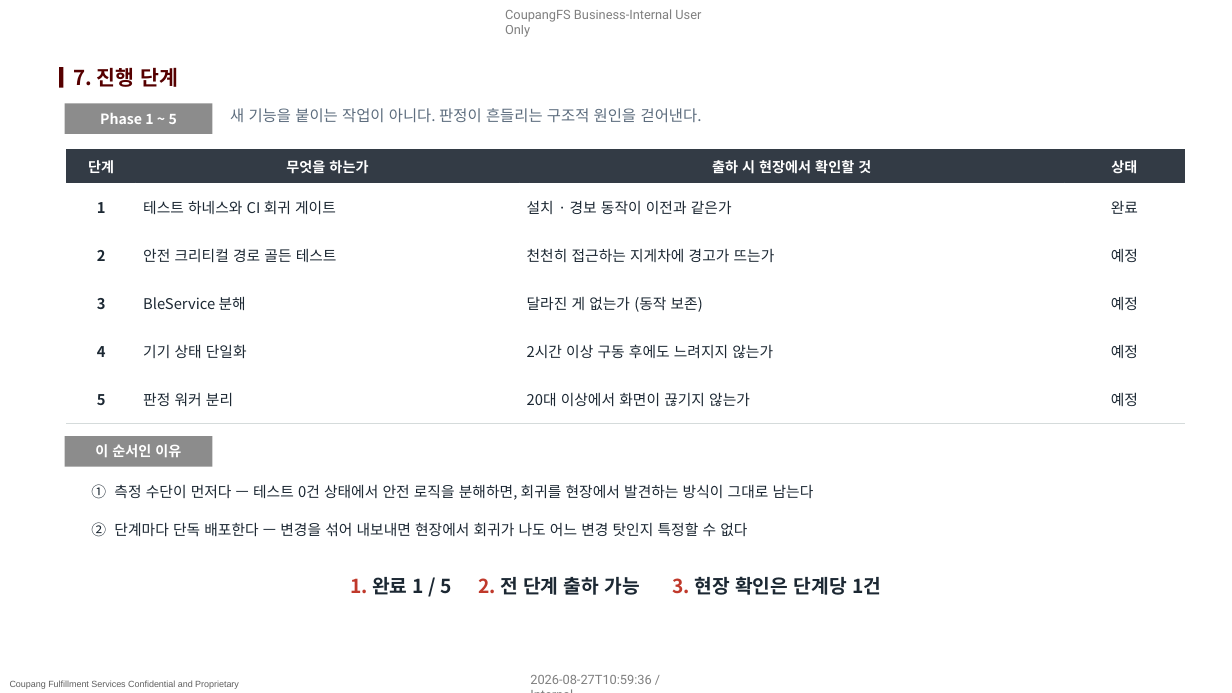
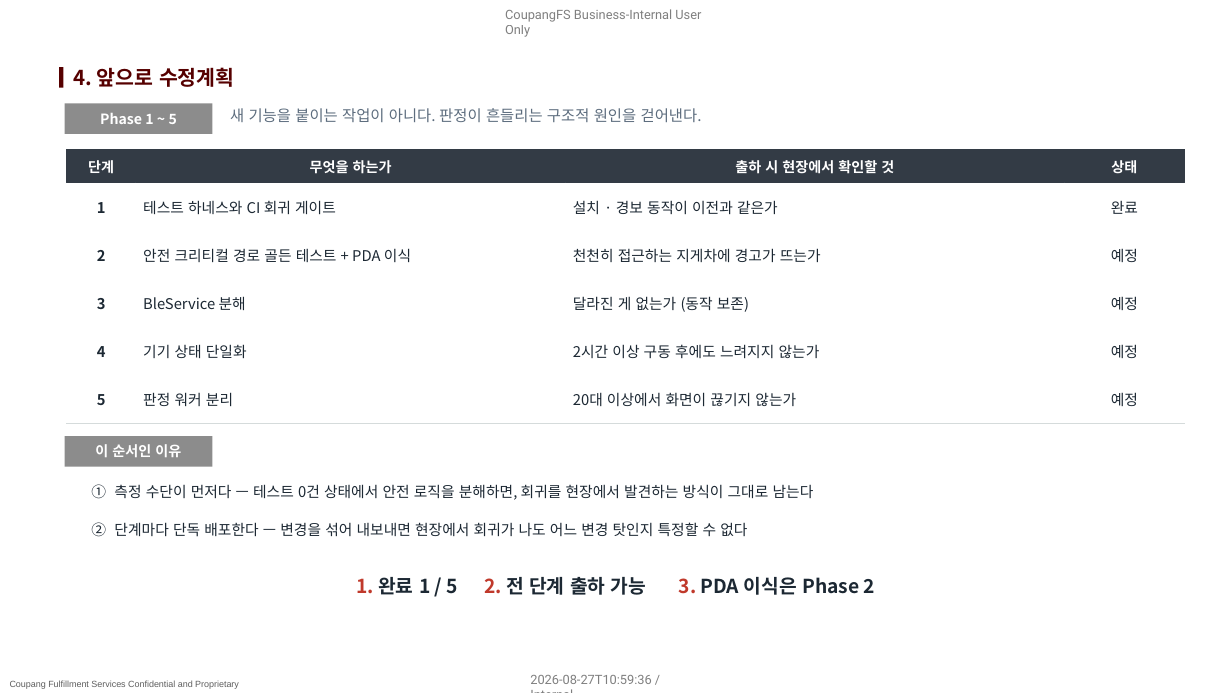
Before and after one commit to pslymzero-cyber/SafeAlert, a slide deck: slide 8 of docs/presentation/company_form/SafeAlert_보고_2026.08.pptx (slide 10 before the commit). Drawn at 1232x693 pixels with LibreOffice and Linux fonts; fonts in the diff are those of the drawing; background and template pictures are left out. Boxes give left, top, right and bottom in pixels: in the first picture for what was removed or moved away, otherwise in the second. Text is boxed around its words. In the diff, an @@ line names an element or a change of style, - is before the commit and + after.

```diff
--- a/docs/presentation/company_form/SafeAlert_보고_2026.08.pptx
+++ b/docs/presentation/company_form/SafeAlert_보고_2026.08.pptx
@@ title at bbox=[74, 67, 234, 87]: text changed @@
-7. 진행 단계
+4. 앞으로 수정계획
@@ table at bbox=[67, 150, 1185, 423] @@
-row 3, column 2: 안전 크리티컬 경로 골든 테스트
+row 3, column 2: 안전 크리티컬 경로 골든 테스트 + PDA 이식
@@ text at bbox=[356, 577, 875, 595]: text changed @@
-1. 완료 1 / 5 2. 전 단계 출하 가능 3. 현장 확인은 단계당 1건
+1. 완료 1 / 5 2. 전 단계 출하 가능 3. PDA 이식은 Phase 2
```
Also in this commit, not shown: 10 other slides changed, 2 slides added, 1 slide removed, 2 other files.
